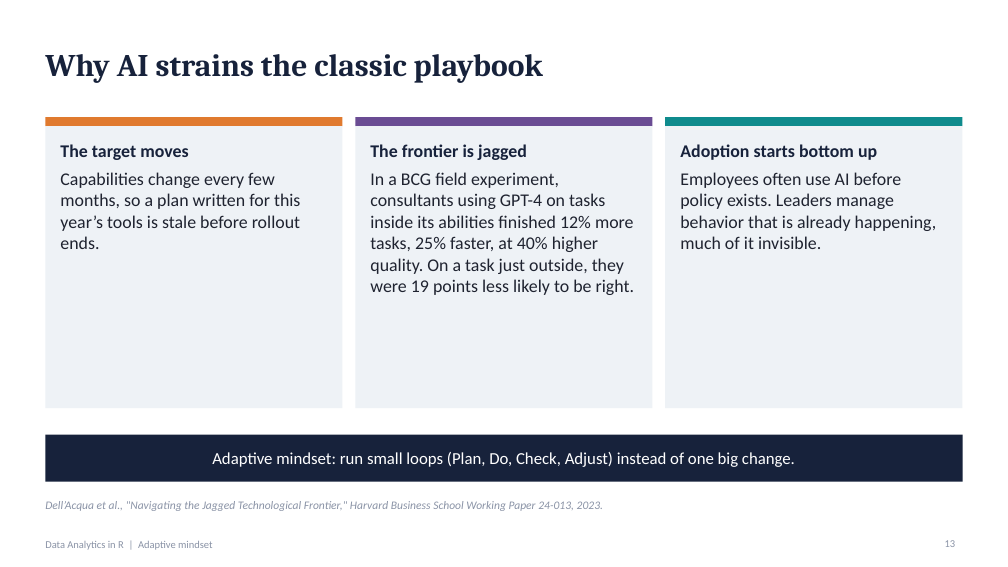
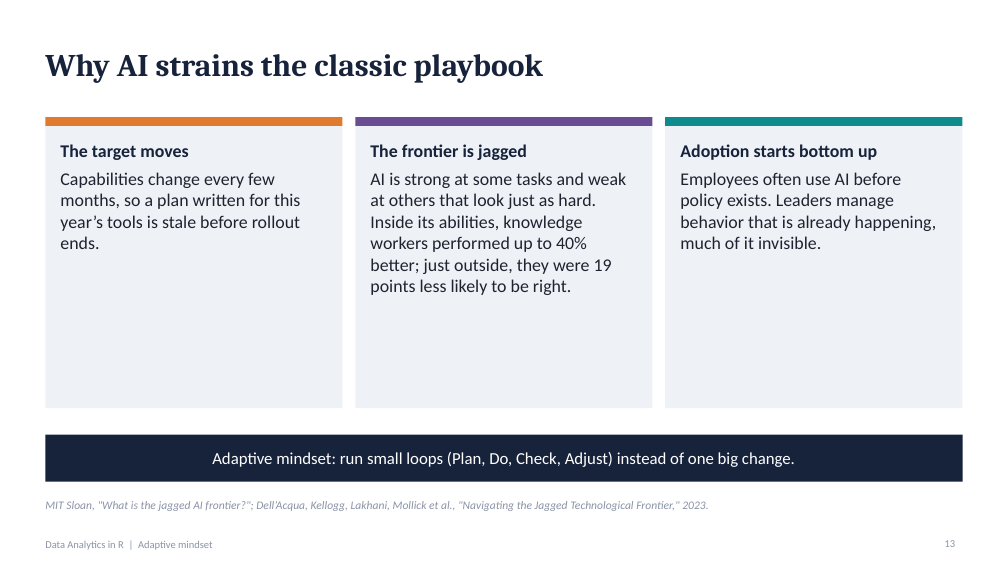
Before and after one commit to kwartler/Vienna_Dec_26, a slide deck: slide 13 of lessons/day2/C_adaptive_mindset.pptx. Drawn at 1008x567 pixels with LibreOffice and Linux fonts; fonts in the diff are those of the drawing. Boxes give left, top, right and bottom in pixels: in the first picture for what was removed or moved away, otherwise in the second. Text is boxed around its words. In the diff, an @@ line names an element or a change of style, - is before the commit and + after.

```diff
--- a/lessons/day2/C_adaptive_mindset.pptx
+++ b/lessons/day2/C_adaptive_mindset.pptx
@@ text at bbox=[370, 172, 626, 295]: text changed @@
-In a BCG field experiment, consultants using GPT-4 on tasks inside its abilities finished 12% more tasks, 25% faster, at 40% higher quality. On a task just outside, they were 19 points less likely to be right.
+AI is strong at some tasks and weak at others that look just as hard. Inside its abilities, knowledge workers performed up to 40% better; just outside, they were 19 points less likely to be right.
@@ text at bbox=[45, 501, 708, 511]: text changed @@
-Dell’Acqua et al., "Navigating the Jagged Technological Frontier," Harvard Business School Working Paper 24-013, 2023.
+MIT Sloan, "What is the jagged AI frontier?"; Dell’Acqua, Kellogg, Lakhani, Mollick et al., "Navigating the Jagged Technological Frontier," 2023.
```
Also in this commit, not shown: 1 other slide changed, 1 slide added.
